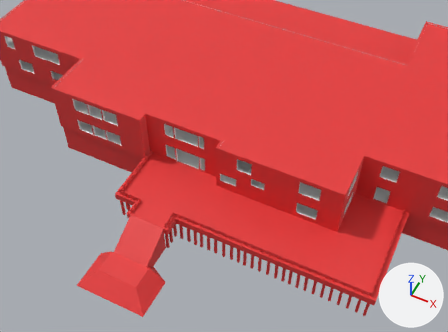
Two versions of the FBX model Year2Block2/Assets/ImportOBJ/Building/HousePlanFirstModel.fbx, one commit apart.
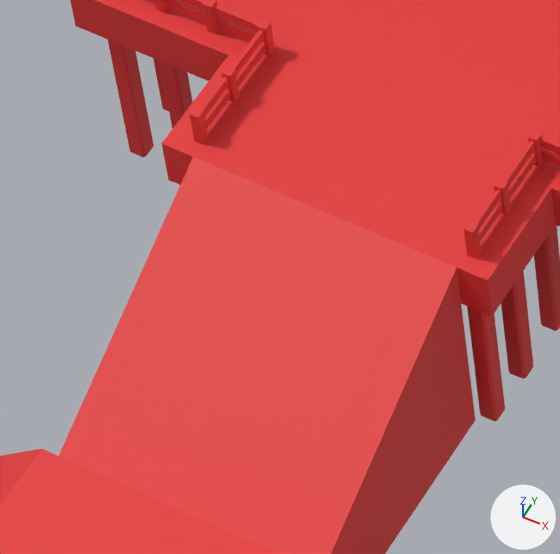
There are two pictures of each version: one from a 50 mm lens placed at (45.1, -96.7, 103.5), pointed at (8.3, -23.1, 11.5), one close up on the part from 24% to 39% of the width and 59% to 80% of the height. Arrows for +X, +Y and +Z are at lower right; the lights stay in place. Where no turn or scale is listed for an object, it has been applied to the vertices.

The scene before the commit, as lines of its bpy script (objects in view):
```python
me_cube_006 = bpy.data.meshes.new('Cube.006')
me_cube_006.from_pydata(...)  # 72 vertices, 58 faces; spans x -20.0..35.4, y -9.3..16.3, z 0.6..2.1
me_cube_006.materials.append(mat_outside_glow)  # red #e73737
# before: 60 (-6.1, -9.3, 0.6) at pixel (479, 311), 62 (-14.9, -9.3, 0.6) at pixel (179, 184), 65 (-15.2, -9.3, 0.6) at pixel (168, 179)
me_cube_100 = bpy.data.meshes.new('Cube.100')
me_cube_100.from_pydata(...)  # 1968 vertices, 1596 faces; spans x -29.1..24.9, y -6.8..18.0, z -5.1..2.8
me_cube_100.materials.append(mat_outside_glow)  # red #e73737
me_cube_134 = bpy.data.meshes.new('Cube.134')
me_cube_134.from_pydata(...)  # 20 vertices, 18 faces; spans x -7.3..7.8, y -13.2..2.2, z -5.3..1.3
me_cube_134.materials.append(mat_outside_glow)  # red #e73737
ob_cube_003 = bpy.data.objects.new('Cube.003', me_cube_006)
ob_cube_003.location = (8.87, -28.19, 2.23)
ob_cube_014 = bpy.data.objects.new('Cube.014', me_cube_134)
ob_cube_014.location = (-1.59, -39.65, 3.08)
ob_cube_097 = bpy.data.objects.new('Cube.097', me_cube_100)
ob_cube_097.location = (18.54, -30.35, 2.62)
```
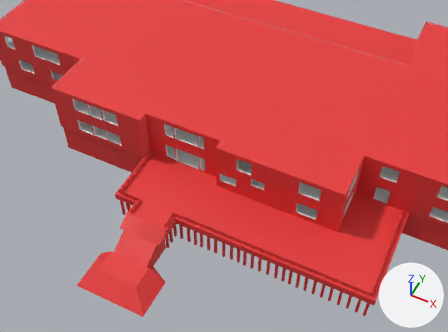
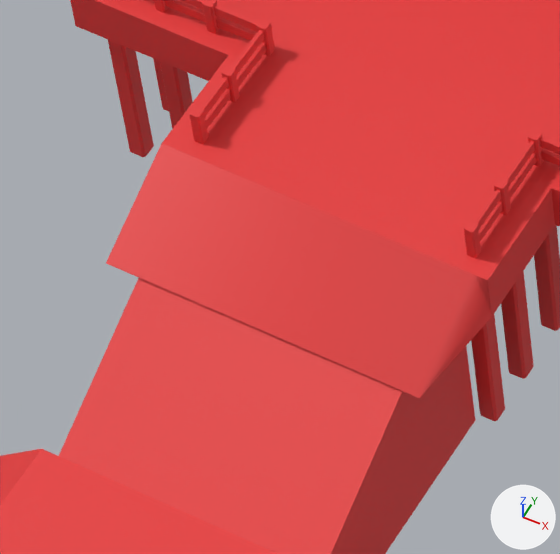
Where the change shows, as pixel boxes [x1, y1, x2, y2] in the close-ups (560 x 554 px; the box of a moved part takes in the faces that stretch with it):
'Cube.003', reshaped: before [70, 0, 560, 316]; after [70, 0, 560, 398]
part 1 of me_cube_006, moved or reshaped: before [162, 144, 492, 316]; after [106, 144, 492, 398]

What the commit changed:
me_cube_006 has 72 vertices, 58 faces and spans x -20.0..35.4, y -9.3..16.3, z 0.6..2.1.
me_cube_006 is used by ob_cube_003; location (8.87, -28.19, 2.23).
Part 1, on me_cube_006:
Vertices 60, 62, 65 of me_cube_006 move by (0.0, -2.9, 0.0).
